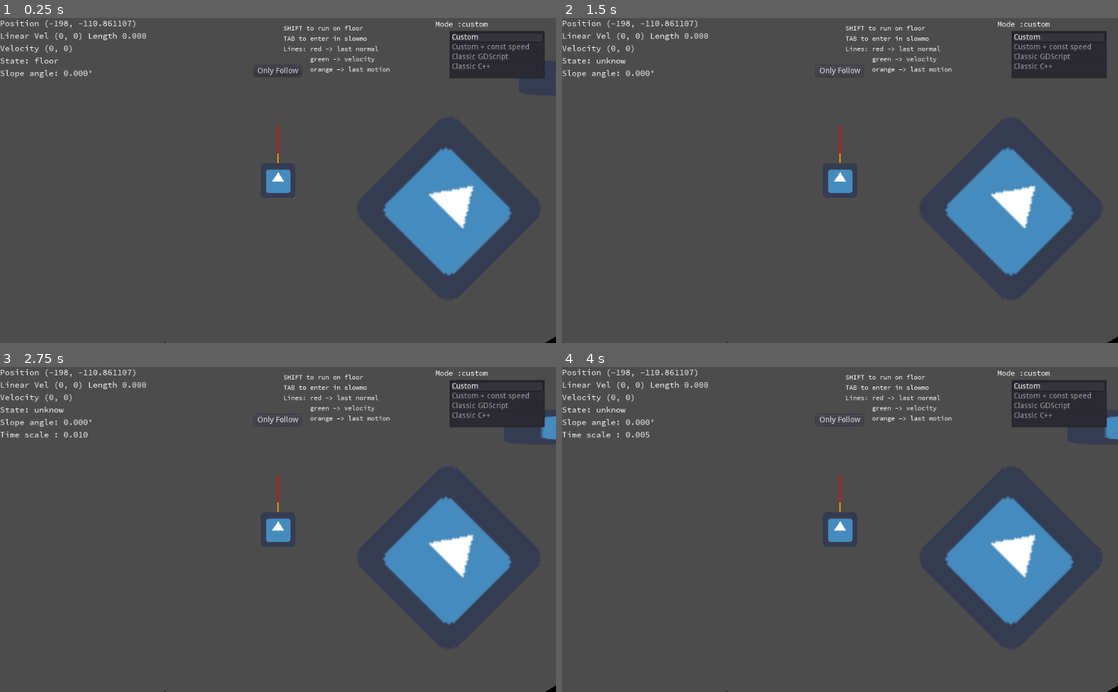
Above: before the commit, frames 1-4 (two rows, left to right).
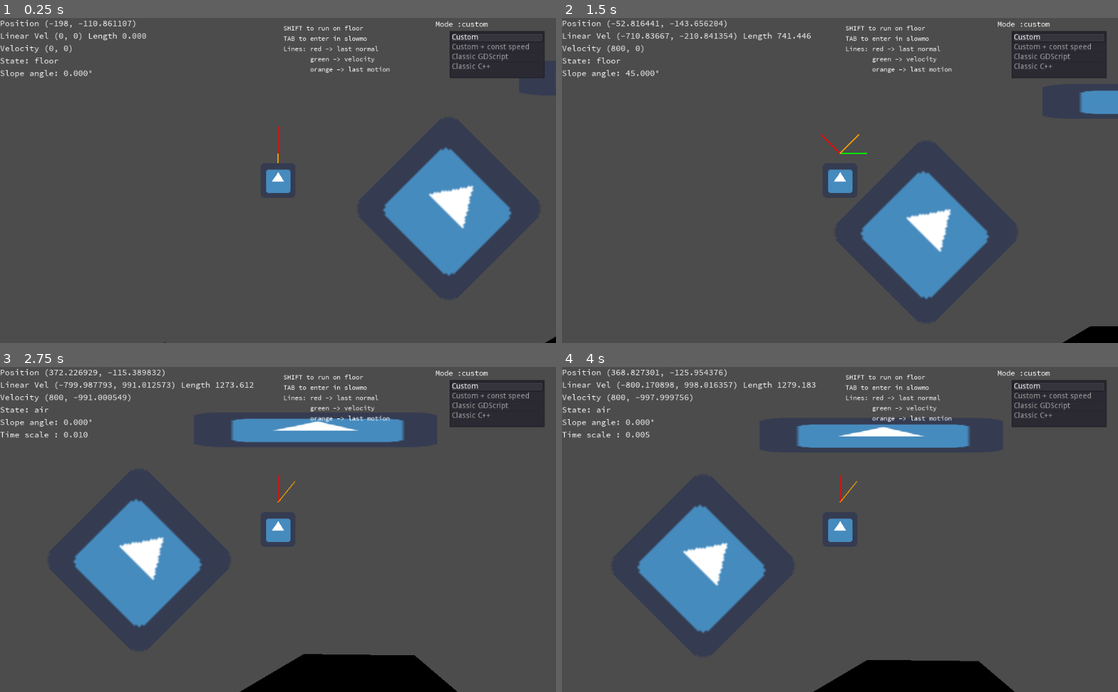
Above: after the commit, the same moments.

Repository: fabriceci/move_and_slide
Game: Godot game, scene res://World.tscn
Two runs of this game, one before a commit and one after it. Both use one fixed random seed, a clock stepped at 60 frames per second and the inputs below. The engine's default icon, where the game draws it, is replaced by a stand-in: a white triangle on a blue panel in a dark square.
Inputs (mouse positions are in pixels of both pictures, inside the frame that each line leads up to):
- Up to frame 1 (0.25 s): no input
- Up to frame 2 (1.5 s): click (840, 70) at 0.5 s, where only the run before the commit has a clickable "Only Follow"; tap Enter (ui_accept) at 1.25 s; hold Right (ui_right) from 1.28 s (still down); hold Shift (run) from 1.28 s (still down)
- Up to frame 3 (2.75 s): keep holding Right (ui_right); tap Enter (ui_accept) at 1.52, 2.27 s; release Shift (run) at 2.03 s; tap Tab (slow) at 2.1 s
- Up to frame 4 (4 s): release Right (ui_right) at 2.78 s; hold Left (ui_left) 2.78-3.53 s; hold Shift (run) 2.78-3.53 s; hold Right (ui_right) from 3.53 s (still down); tap Tab (slow) at 3.6 s; tap Enter (ui_accept) at 3.77 s

The runs differ from the first frame. In frame 1, less than 0.1% of the frame differs, in the area x 46-54%, y 15-18%; in frame 2, 11%; in frame 3, 17%, in the area x 6-100%, y 0-100%; in frame 4, 16%.

Commit message:
Add a wall in the moving platform

Diff:
--- a/Platform/platform.tscn
+++ b/Platform/platform.tscn
@@ -45,6 +45,11 @@
 anims/Move = SubResource( 2 )
 
 [node name="CollisionShape2D2" type="CollisionShape2D" parent="KinematicBody2D"]
-position = Vector2( 21.3487, -25.8648 )
+position = Vector2( -63.6656, -24.5154 )
 rotation = 0.785398
 shape = SubResource( 3 )
+
+[node name="CollisionShape2D3" type="CollisionShape2D" parent="KinematicBody2D"]
+position = Vector2( 260, -17.768 )
+rotation = 3.49066
+shape = SubResource( 3 )
--- a/World.gd
+++ b/World.gd
@@ -54,7 +54,3 @@
 			remove_child(get_node("Player"))
 		add_child(instance)
 		instance.position = player_position
-
-func _on_Button_pressed() -> void:
-	var player = get_node("Player")
-	player.only_follow_platform  = not player.only_follow_platform
--- a/World.tscn
+++ b/World.tscn
@@ -84,18 +84,6 @@
 "_edit_use_anchors_": false
 }
 
-[node name="Button" type="Button" parent="CanvasLayer/Control"]
-margin_left = 468.216
-margin_top = 87.5441
-margin_right = 532.216
-margin_bottom = 107.544
-focus_mode = 0
-enabled_focus_mode = 0
-text = "Only Follow"
-__meta__ = {
-"_edit_use_anchors_": false
-}
-
 [node name="Level" type="Node2D" parent="."]
 
 [node name="StaticBody2D" type="StaticBody2D" parent="Level"]
@@ -142,4 +130,3 @@
 position = Vector2( 400, -300 )
 
 [connection signal="item_selected" from="CanvasLayer/Control/ItemList" to="." method="_on_ItemList_item_selected"]
-[connection signal="pressed" from="CanvasLayer/Control/Button" to="." method="_on_Button_pressed"]
